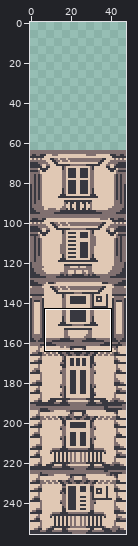
Edited in one commit: sprite sheet (assets/sprites/block-segments.png). Above, an overview of the earlier version with the close-up marked.
Close-up. The starting point:
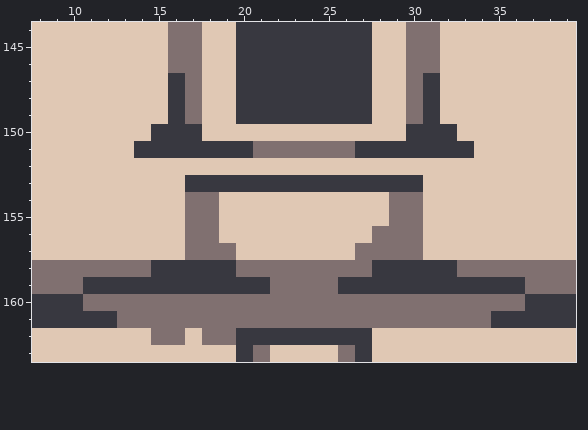
The file is 48x192 pixels. Shown: x 8..39, y 144..163. The old version is drawn lined up with the new one, on the new canvas. The commit also changed other parts of the picture, which this record leaves out.
The result:
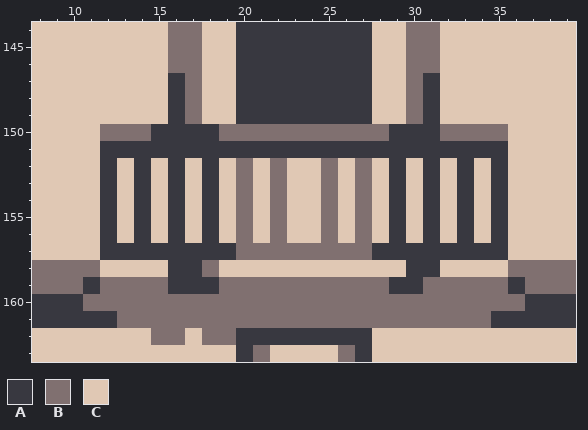
Palette (. is transparent): A #383840  B #807070  C #e0c8b4
The edit:
canvas 48x192 -> 48x256, the old top-left corner now at 0,64
y 150: x 12..14 CCC -> BBB; x 18..29 CCCCCCCCCCCC -> ABBBBBBBBBBA; x 32..35 ACCC -> BBBB
y 151: x 12..13 CC -> AA; x 21..26 BBBBBB -> AAAAAA; x 34..35 CC -> AA
y 152: x 12 C -> A; x 14 C -> A; x 16 C -> A; x 18 C -> A; x 20 C -> B; x 22 C -> B; x 25 C -> B; x 27 C -> B; x 29 C -> A; x 31 C -> A; x 33 C -> A; x 35 C -> A
y 153: x 12 C -> A; x 14 C -> A; x 16..17 CA -> AC; x 19..28 AAAAAAAAAA -> CBCBCCBCBC; x 30..31 AC -> CA; x 33 C -> A; x 35 C -> A
y 154..155: x 12 C -> A; x 14 C -> A; x 16..18 CBB -> ACA; x 20 C -> B; x 22 C -> B; x 25 C -> B; x 27 C -> B; x 29..31 BBC -> ACA; x 33 C -> A; x 35 C -> A
y 156: x 12 C -> A; x 14 C -> A; x 16..18 CBB -> ACA; x 20 C -> B; x 22 C -> B; x 25 C -> B; x 27..31 CBBBC -> BCACA; x 33 C -> A; x 35 C -> A
y 157: x 12..26 CCCCCBBBCCCCCCC -> AAAAAAAABBBBBBB; x 28..35 BBBCCCCC -> AAAAAAAA
y 158: x 12..15 BBBA -> CCCC; x 18..29 AABBBBBBBBAA -> BCCCCCCCCCCC; x 32..35 ABBB -> CCCC
y 159: x 12..15 AAAA -> BBBB; x 19..21 AAA -> BBB; x 26..28 AAA -> BBB; x 31..35 AAAAA -> BBBBB
